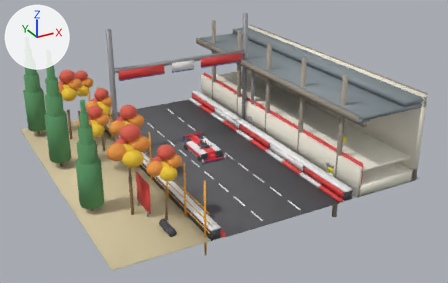
One commit to the glTF model env3-2.glb: the scene before it, then after it.
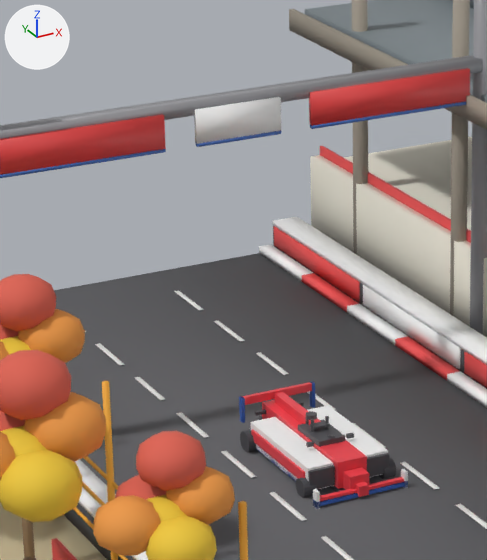
Old and new are each drawn whole from a camera (50 mm lens) standing at (-17.26, -34.35, 17.66) and looking at (0.91, -1.33, 1.14) and again close up on the part from 27% to 55% of the width and 13% to 63% of the height. The lights are fixed; the arrows at upper left show +X, +Y and +Z. The last two pictures show the newer version. Vertices at exactly the same position are counted once.

The scene before the commit, as lines of its bpy script (objects in view):
```python
ob_env3_2_001 = bpy.data.objects.new('env3-2.001', me_cube_1666)
ob_env3_2_001.location = (0.0, 0.0, 0.0)
```
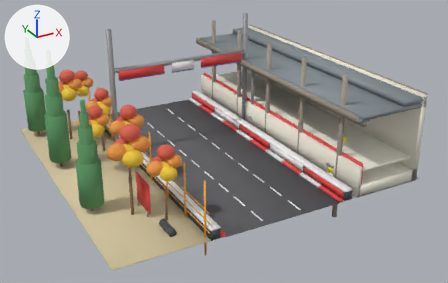
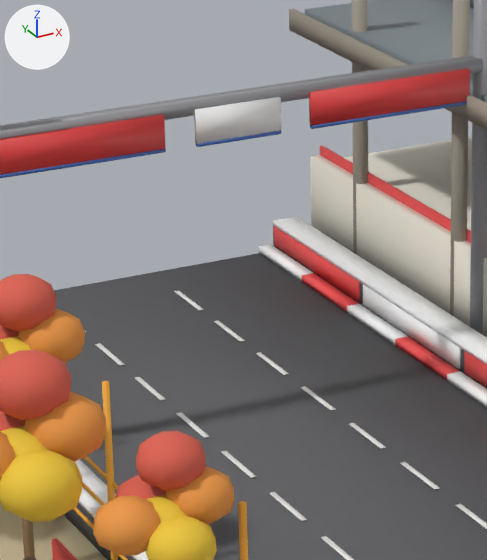
The change, as a diff of the scene's bpy script:
```diff
--- a/env3-2.glb.py
+++ b/env3-2.glb.py
@@ me_cube_1666 @@
 # used by ob_env3_2_001; location = (0.0, 0.0, 0.0)
-me_cube_1666.from_pydata(...)  # 3862 vertices, 6960 faces; spans x -10.0..10.0, y -10.0..10.0, z -2.8..8.4
+me_cube_1666.from_pydata(...)  # 3314 vertices, 6044 faces; spans x -10.0..10.0, y -10.0..10.0, z -2.8..8.4
+# me_cube_1666 part 1: 45 loose pieces with 548 vertices, spanning x -0.9..0.9, y -1.7..1.8, z 0.0..0.9, are deleted
 me_cube_1666.materials.append(mat_asphalt_006)
@@ me_cube_1666 @@
 me_cube_1666.materials.append(mat_dark2_004)
-me_cube_1666.materials.append(mat_red)  # red #f14550
-me_cube_1666.materials.append(mat_carbon)  # dark grey #505055
-me_cube_1666.materials.append(mat_white)  # white #f8f8f8
-me_cube_1666.materials.append(mat_blue)  # blue #3861b8
-me_cube_1666.materials.append(mat_cockpit)  # blue #76b1df
-me_cube_1666.materials.append(mat_orange)  # orange #fab538
-me_cube_1666.materials.append(mat_tyre_006)  # dark grey #4b4b50
-me_cube_1666.materials.append(mat_rim)  # yellow #f3e550
```

Boxes (x1, y1, x2, y2) around the edits, measured in the close-ups (487 x 560 px):
part 1 of me_cube_1666, deleted
    before: (239, 381, 408, 509)
